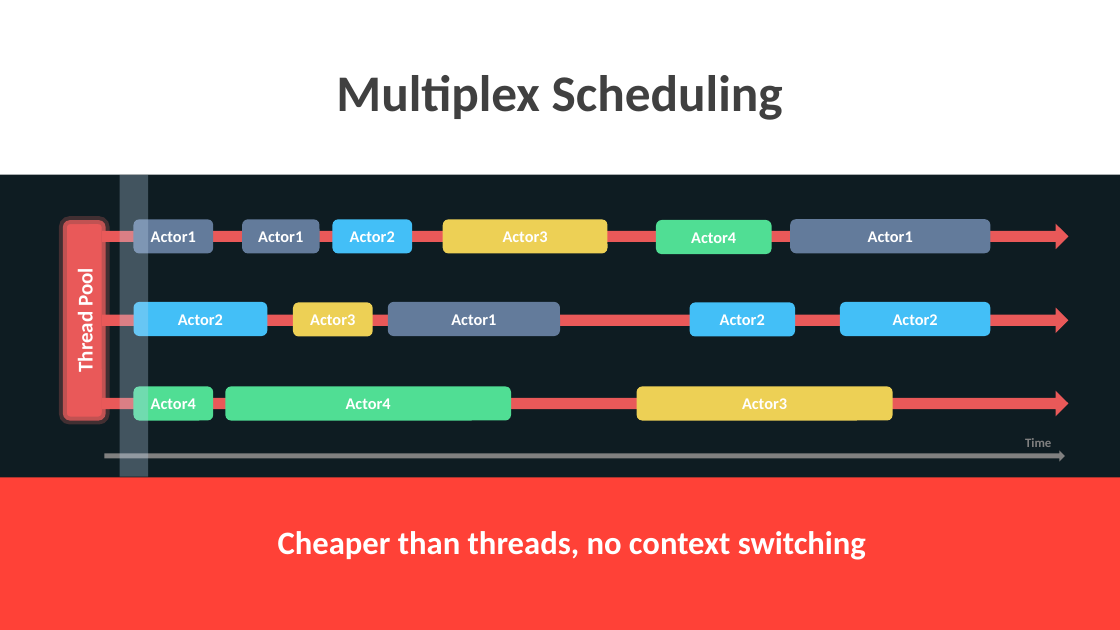
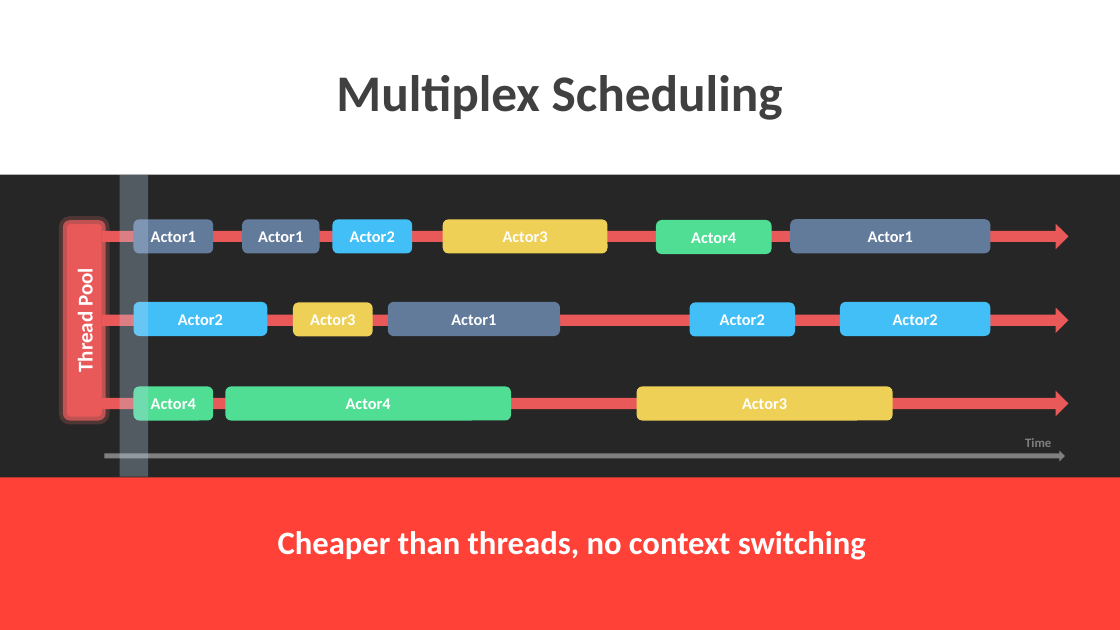
Before and after one commit to rogeralsing/Presentations, a slide deck: slide 17 of ProtoActor/TV4/protoactor.pptx. Drawn at 1120x630 pixels with LibreOffice and Linux fonts; fonts in the diff are those of the drawing. Boxes give left, top, right and bottom in pixels: in the first picture for what was removed or moved away, otherwise in the second. Text is boxed around its words. In the diff, an @@ line names an element or a change of style, - is before the commit and + after.

```diff
--- a/ProtoActor/TV4/protoactor.pptx
+++ b/ProtoActor/TV4/protoactor.pptx
@@ background #0E1C22 to #262626 @@
```
Also in this commit, not shown: 17 other slides changed.
